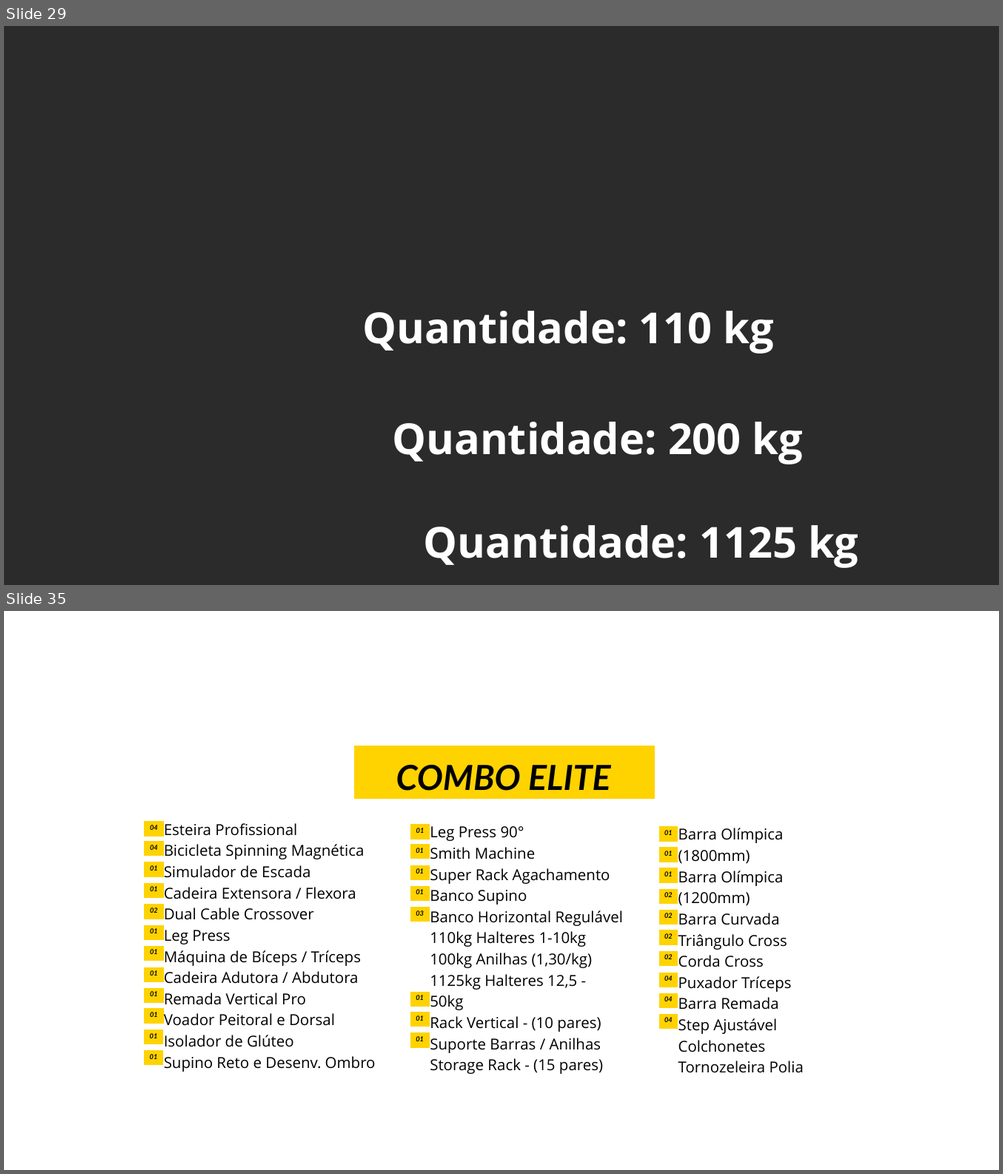
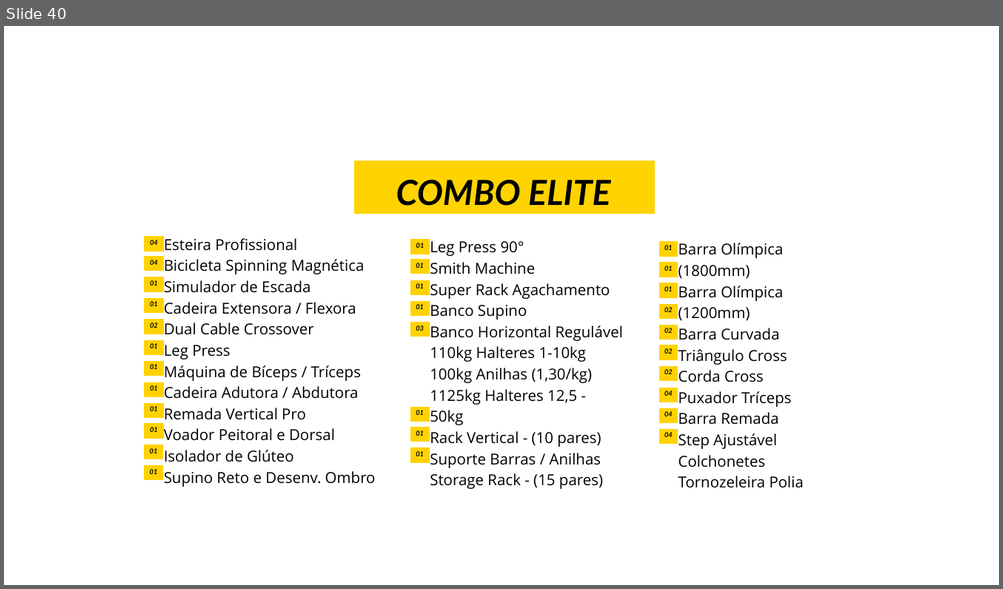
Before and after one commit to agencialumno/Site_duofitness, a slide deck: simulador_duofitness/templates/elite.pptx. Shown one above the other, each under a label of ours: slides 29 and 35 before the commit, slide 40 after it; the slides between them are not shown. The pictures are 1003x1174 and 1003x589 pixels, drawn with LibreOffice and Linux fonts; fonts in the diff are those of the drawing; background and template pictures are left out; a plain dark background stands for a picture behind light text. Boxes give left, top, right and bottom in pixels: in the first picture for what was removed or moved away, otherwise in the second. Text is boxed around its words. In the diff, an @@ line names an element or a change of style, - is before the commit and + after.

Commit message:
placeholders de equipamentos, promoção e recálculo dinâmico de parcela por edição de quantidade

```diff
--- a/simulador_duofitness/templates/elite.pptx
+++ b/simulador_duofitness/templates/elite.pptx
@@ slide 29 removed at (4,26,999,585), background picture (left out) @@
@@ text removed at (363,311,773,354) @@
-Quantidade: 110 kg
@@ text removed at (392,422,802,465) @@
-Quantidade: 200 kg
@@ text removed at (424,526,858,568) @@
-Quantidade: 1125 kg
@@ what was slide 35 is now slide 40 @@
```
Also in this commit, not shown: 28 slides added, 22 other slides removed, 5 other files.
